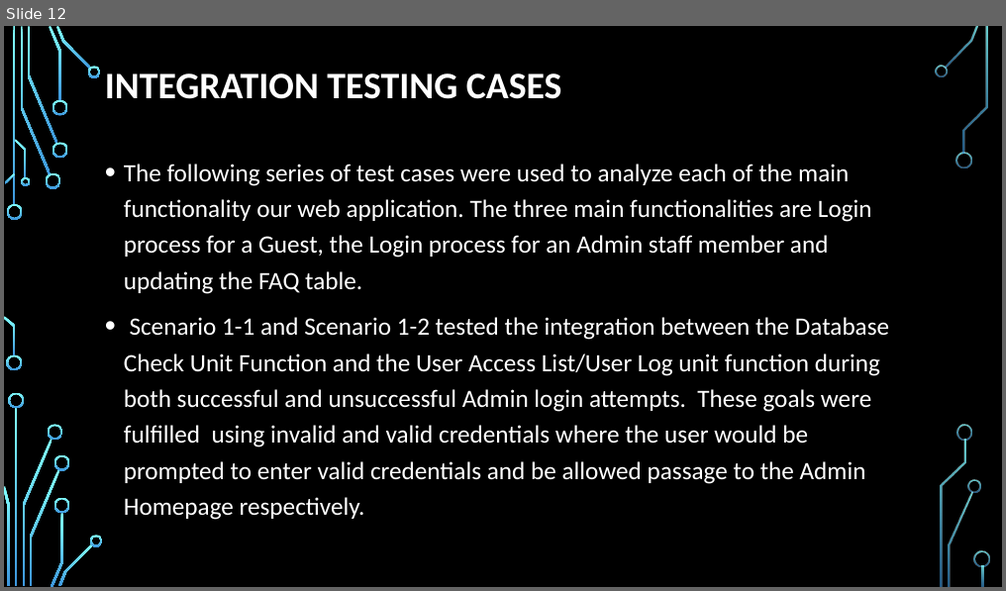
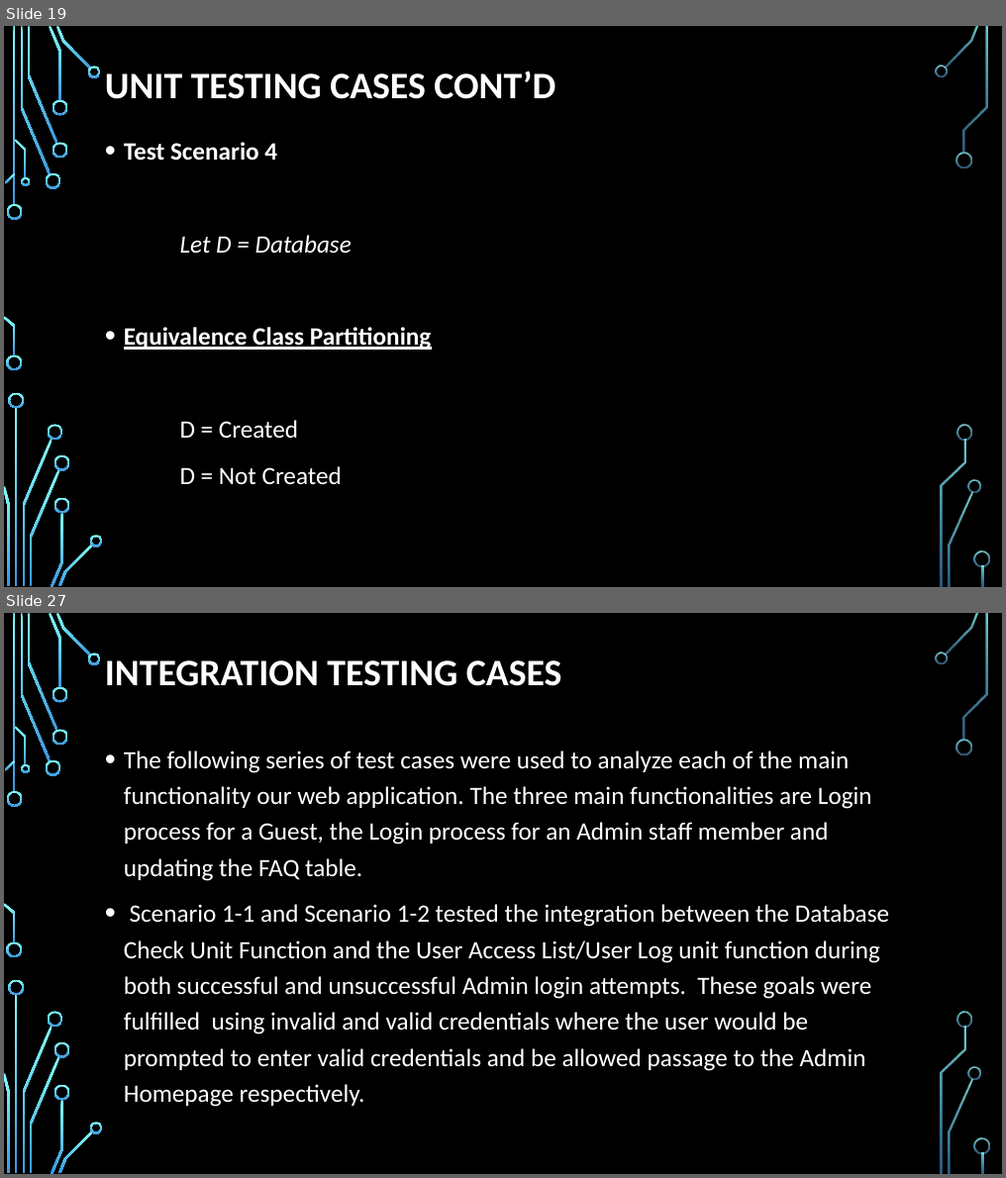
Before and after one commit to trf213/SQA, a slide deck: Documentation/Group Presentation.pptx. Shown one above the other, each under a label of ours: slide 12 before the commit, slides 19 and 27 after it; the slides between them are not shown. The pictures are 1006x591 and 1006x1178 pixels, drawn with LibreOffice and Linux fonts; fonts in the diff are those of the drawing; background and template pictures are left out. Boxes give left, top, right and bottom in pixels: in the first picture for what was removed or moved away, otherwise in the second. Text is boxed around its words. In the diff, an @@ line names an element or a change of style, - is before the commit and + after.

```diff
--- a/Documentation/Group Presentation.pptx
+++ b/Documentation/Group Presentation.pptx
@@ slide 19 added at <box>4,26,1002,587</box>, background picture (left out); not listed: 36 template elements that a slide beside it also shows @@
@@ title added at <box>105,71,555,99</box>, 36 pt, text #FFFFFF, bold @@
+UNIT TESTING CASES CONT’D
@@ text added at <box>124,142,431,485</box>, 24 pt, text #FFFFFF, bold @@
+• Test Scenario 4
+Let D = Database
+• Equivalence Class Partitioning
+D = Created
+D = Not Created
@@ what was slide 12 is now slide 27 @@
```
Also in this commit, not shown: 8 slides changed, 21 other slides added, 1 other file.
